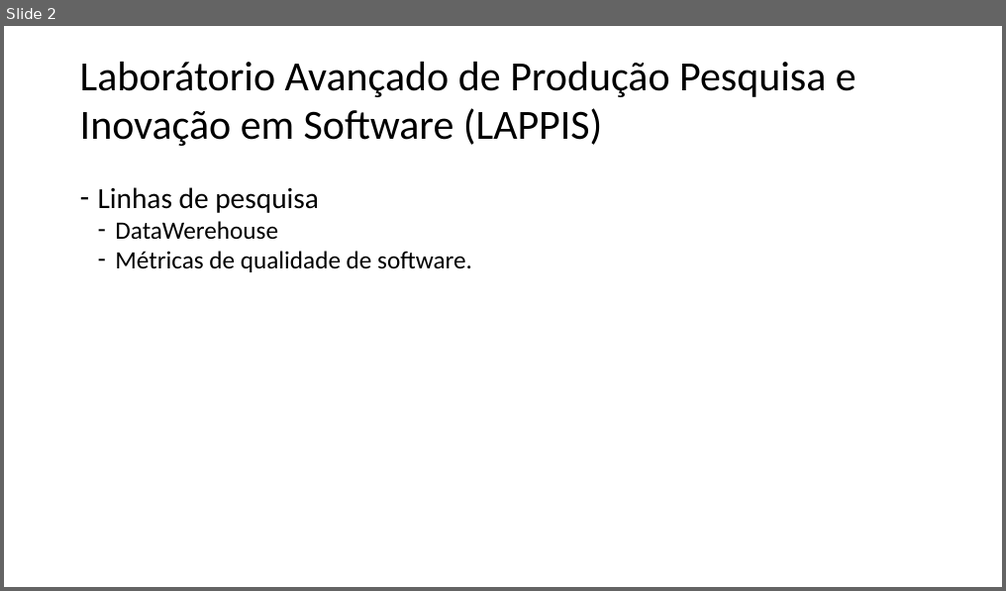
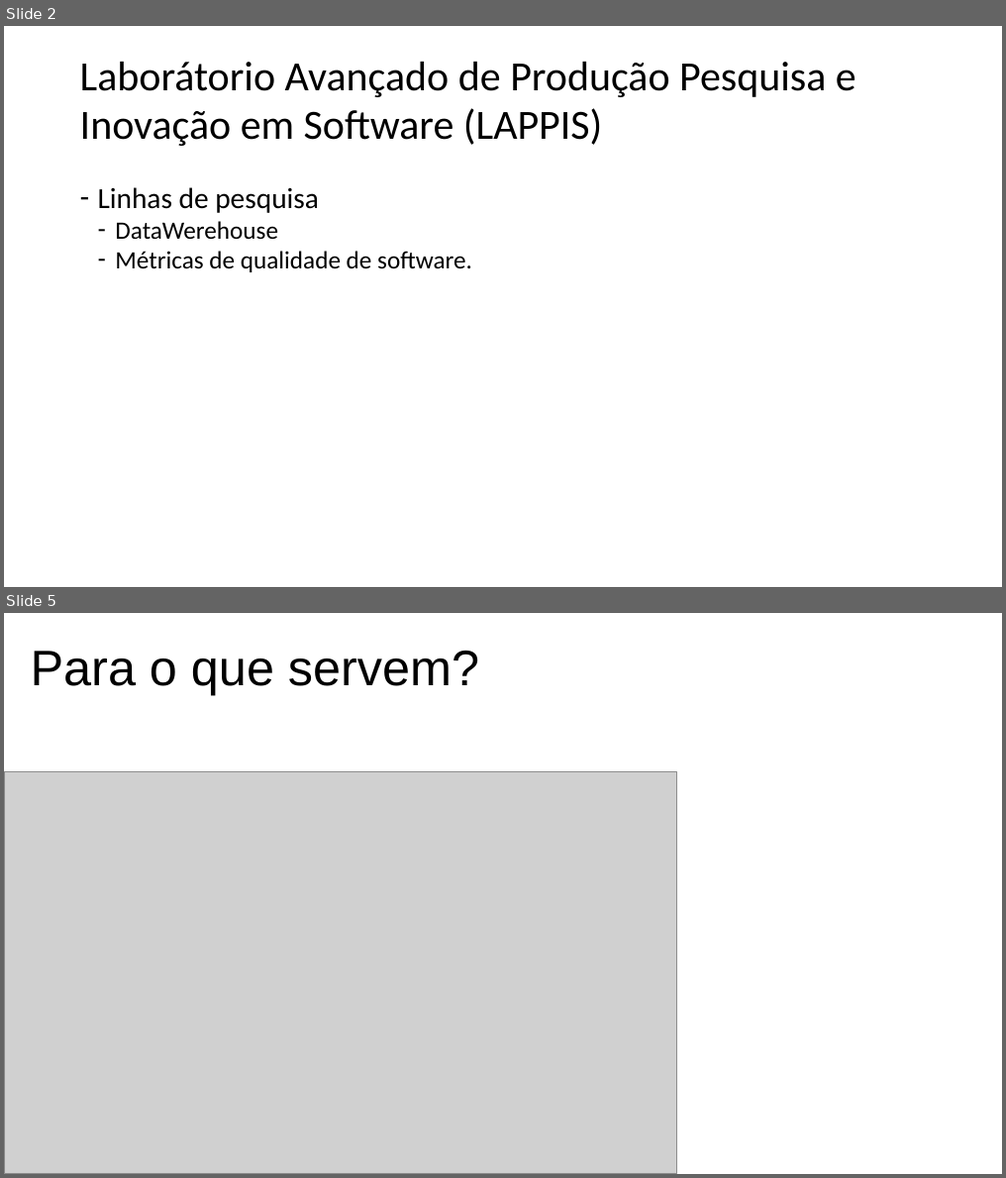
Before and after one commit to gutorc92/apresentacaoTCU, a slide deck: apresentacao.pptx. Shown one above the other, each under a label of ours: slide 2 before the commit, slides 2 and 5 after it; the slides between them are not shown. The pictures are 1006x591 and 1006x1178 pixels, drawn with LibreOffice and Linux fonts; fonts in the diff are those of the drawing; grey boxes stand for pictures. Boxes give left, top, right and bottom in pixels: in the first picture for what was removed or moved away, otherwise in the second. Text is boxed around its words. In the diff, an @@ line names an element or a change of style, - is before the commit and + after.

```diff
--- a/apresentacao.pptx
+++ b/apresentacao.pptx
@@ slide 5 added at bbox=[4, 613, 1002, 1174], background #FFFFFF @@
@@ text added at bbox=[31, 651, 479, 695], 48 pt, text #000000 @@
+Para o que servem?
@@ picture added at bbox=[4, 771, 677, 1174] @@
```
Also in this commit, not shown: 2 slides changed, 6 other slides added, 2 slides removed, 2 other files.
